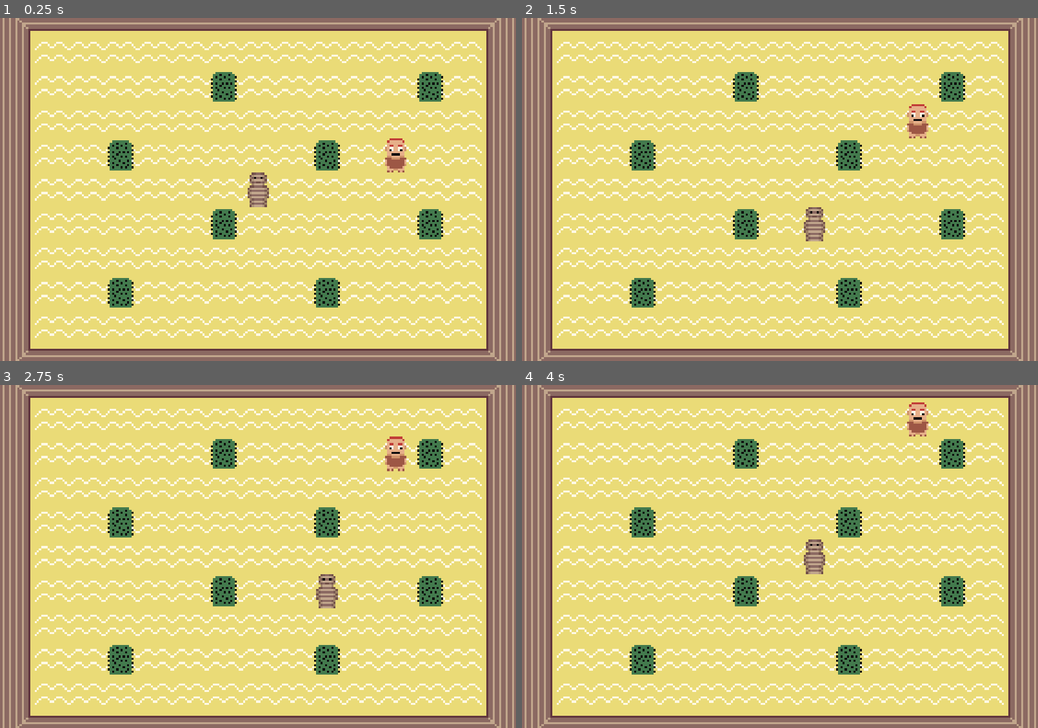
Above: before the commit, frames 1-4 (two rows, left to right).
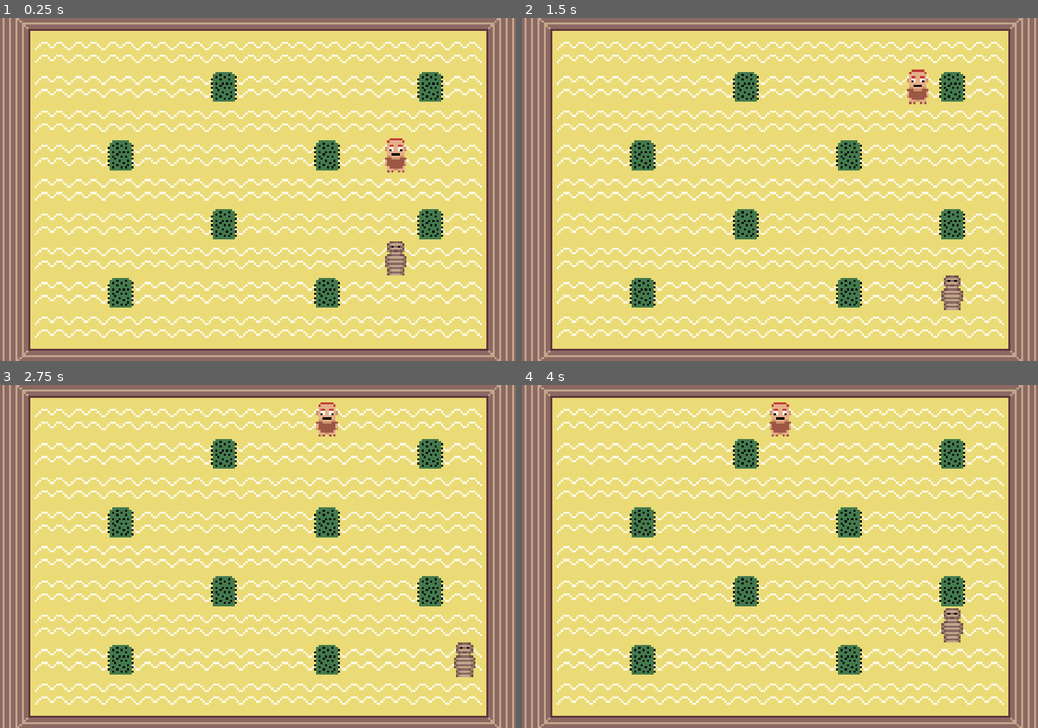
Above: after the commit, the same moments.

Repository: jaimemartinezr/proyecto_godot_1
Game: Godot game, scene res://scenes/game.tscn
Same seed, same stepped clock (60 frames per second), same inputs: the game is played once before the commit and once after it.
Inputs:
- Up to frame 1 (0.25 s): no input
- Up to frame 2 (1.5 s): tap Enter at 0.5 s; hold Right (ui_right) 0.53-1.28 s; hold Down (ui_down) from 1.28 s (still down)
- Up to frame 3 (2.75 s): release Down (ui_down) at 2.03 s; hold Right (ui_right) from 2.03 s (still down)
- Up to frame 4 (4 s): release Right (ui_right) at 2.78 s; hold Up (ui_up) 2.78-3.53 s; tap Space at 3.5 s; hold Left (ui_left) from 3.53 s (still down)

The runs differ from the first frame. In frame 1, 0.7% of the frame differs, in the area x 48-79%, y 45-76%; in frame 2, 1.4%, in the area x 54-86%, y 15-86%; in frame 3, 1.4%; in frame 4, 1.4%.

Commit message:
Enemy AI half implemented

Diff:
--- a/scenes/enemy.tscn
+++ b/scenes/enemy.tscn
@@ -23,6 +23,7 @@
 shape = SubResource("RectangleShape2D_7p1mj")
 
 [node name="Timer" type="Timer" parent="."]
+wait_time = 0.5
 autostart = true
 
 [node name="Up" type="RayCast2D" parent="."]
--- a/scenes/game.tscn
+++ b/scenes/game.tscn
@@ -35,7 +35,7 @@
 
 [node name="Player" parent="." instance=ExtResource("1_uwrxv")]
 z_index = 1
-position = Vector2(8, -8)
+position = Vector2(72, 24)
 
 [node name="Camera2D" type="Camera2D" parent="."]
 offset = Vector2(8, -8)
--- a/scripts/enemy.gd
+++ b/scripts/enemy.gd
@@ -1,10 +1,33 @@
 extends StaticBody2D
 
 const tile_size: Vector2=Vector2(16,16)
-
+var player_node
+func _ready() -> void:
+	player_node = get_node("/root/Game/Player")
 func _on_area_2d_body_entered(body: Node2D) -> void:
 	queue_free()
 
 func _on_timer_timeout() -> void:
-	if !$Up.is_colliding():
-		global_position -= Vector2(0,1) * tile_size
+	if player_node.position.y - position.y > 0:
+		if !$Up.is_colliding():
+			global_position -= Vector2(0,1) * tile_size
+		elif player_node.position.x - position.x >= 0 and !$Left.is_colliding():
+			global_position -= Vector2(1,0) * tile_size
+		elif !$Right.is_colliding():
+			global_position -= Vector2(-1,0) * tile_size
+	elif player_node.position.y - position.y < 0:
+		if !$Down.is_colliding():
+			global_position -= Vector2(0,-1) * tile_size
+		elif player_node.position.x - position.x >= 0 and !$Left.is_colliding():
+			global_position -= Vector2(1,0) * tile_size
+		elif !$Right.is_colliding():
+			global_position -= Vector2(-1,0) * tile_size
+	elif player_node.position.x - position.x > 0:
+		if !$Left.is_colliding():
+			global_position -= Vector2(1,0) * tile_size
+		elif player_node.position.y - position.y > 0 and !$Up.is_colliding():
+			global_position -= Vector2(0,1) * tile_size
+		elif !$Down.is_colliding():
+			global_position -= Vector2(0,-1) * tile_size
+	elif !$Right.is_colliding() and player_node.position.x - position.x < 0:
+		global_position -= Vector2(-1,0) * tile_size
